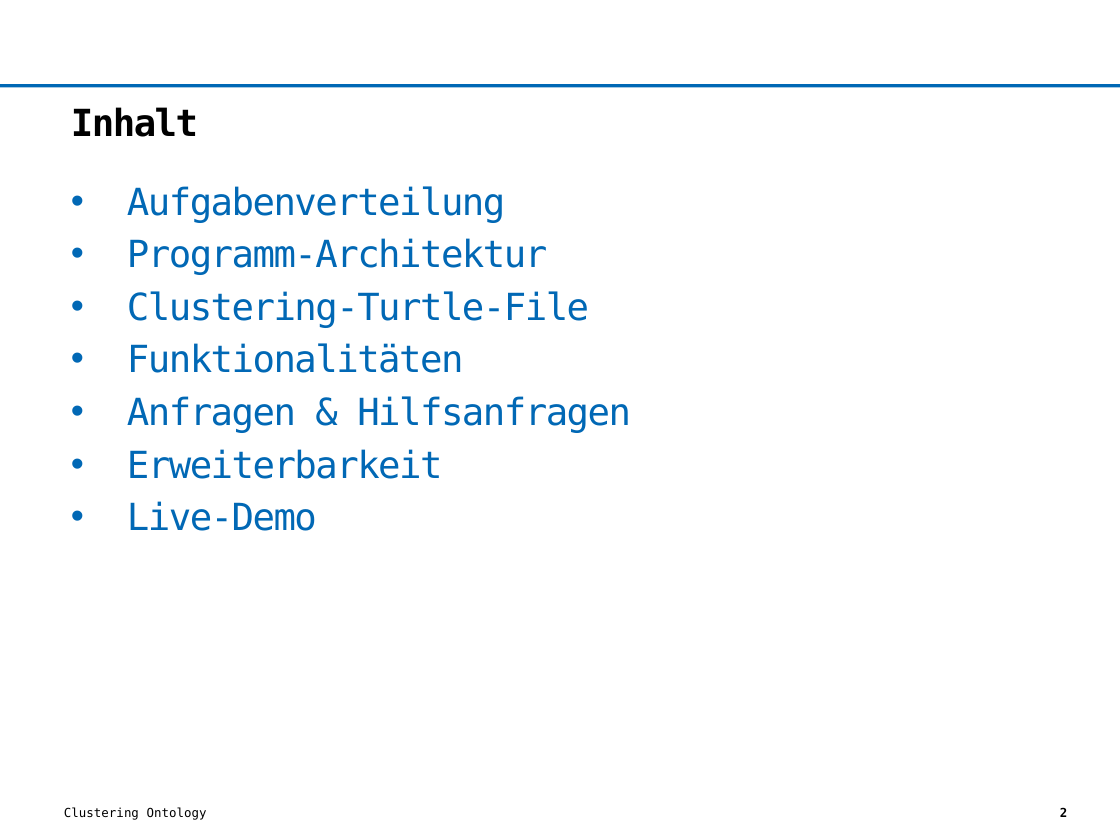
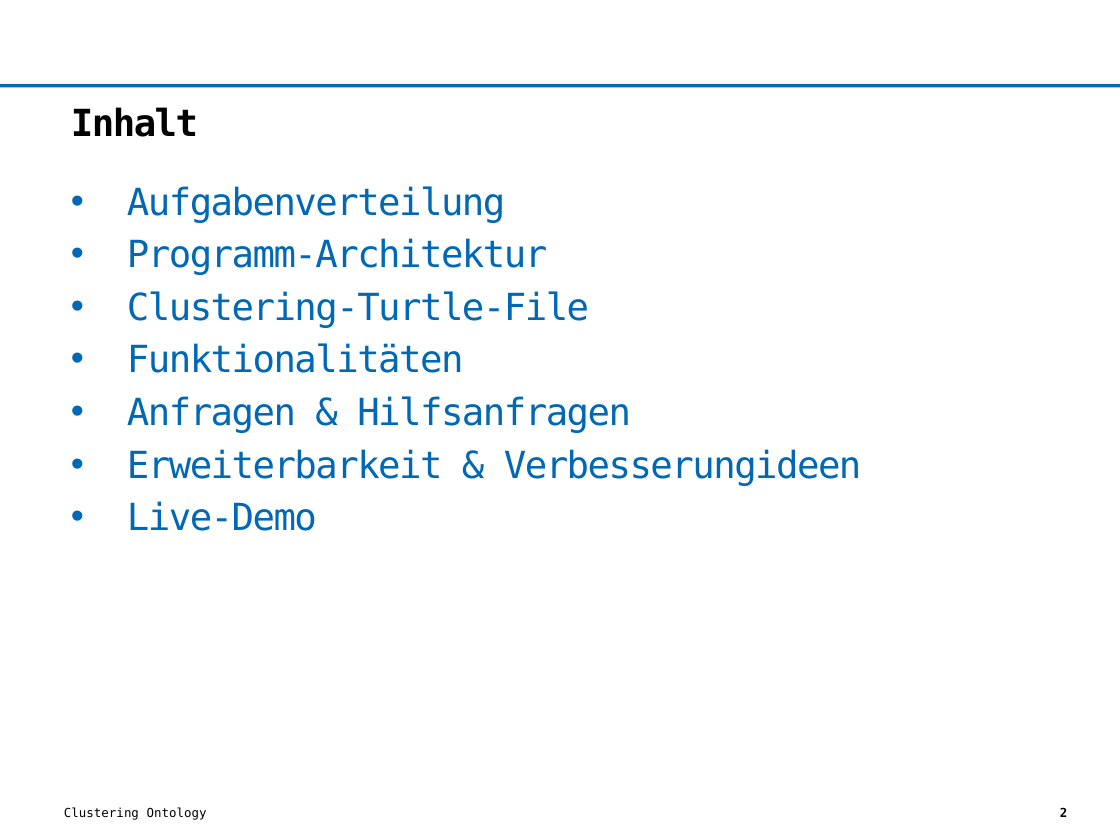
Before and after one commit to LarsGrotehenne/ontology, a slide deck: slide 2 of projektinformationen/Abschlusspräsentation/Abschlusspräsentation.pptx. Drawn at 1120x840 pixels with LibreOffice and Linux fonts; fonts in the diff are those of the drawing; background and template pictures are left out. Boxes give left, top, right and bottom in pixels: in the first picture for what was removed or moved away, otherwise in the second. Text is boxed around its words. In the diff, an @@ line names an element or a change of style, - is before the commit and + after.

```diff
--- a/projektinformationen/Abschlusspräsentation/Abschlusspräsentation.pptx
+++ b/projektinformationen/Abschlusspräsentation/Abschlusspräsentation.pptx
@@ text at [127, 449, 862, 485]: text changed @@
-• Erweiterbarkeit
+• Erweiterbarkeit & Verbesserungideen
```
Also in this commit, not shown: 1 slide added.
